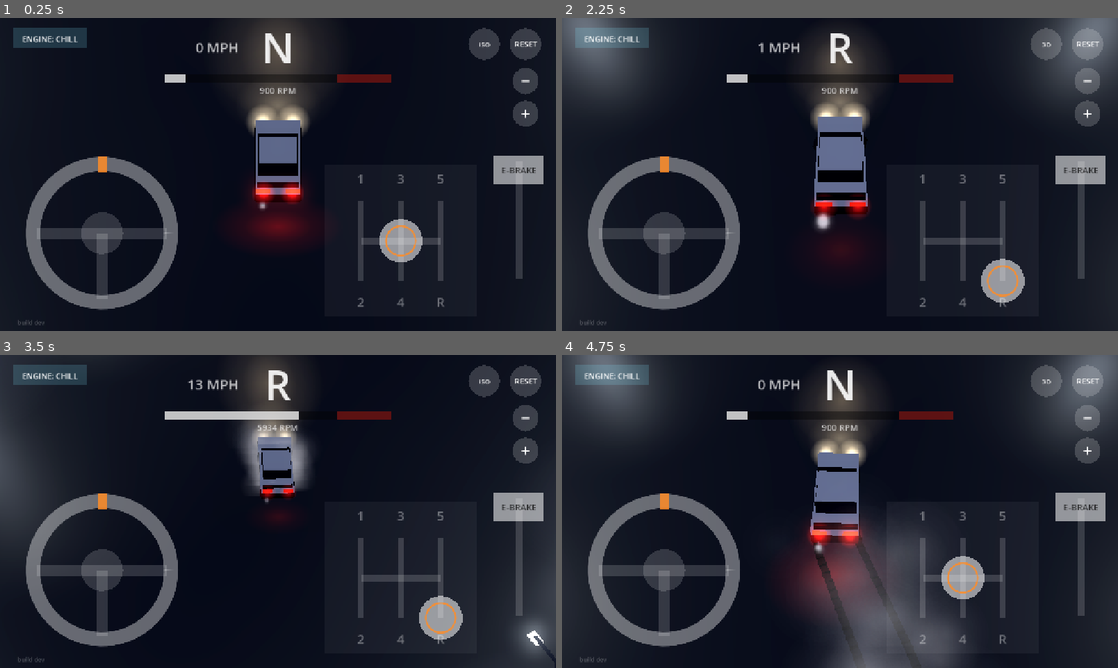
Above: before the commit, frames 1-4 (two rows, left to right).
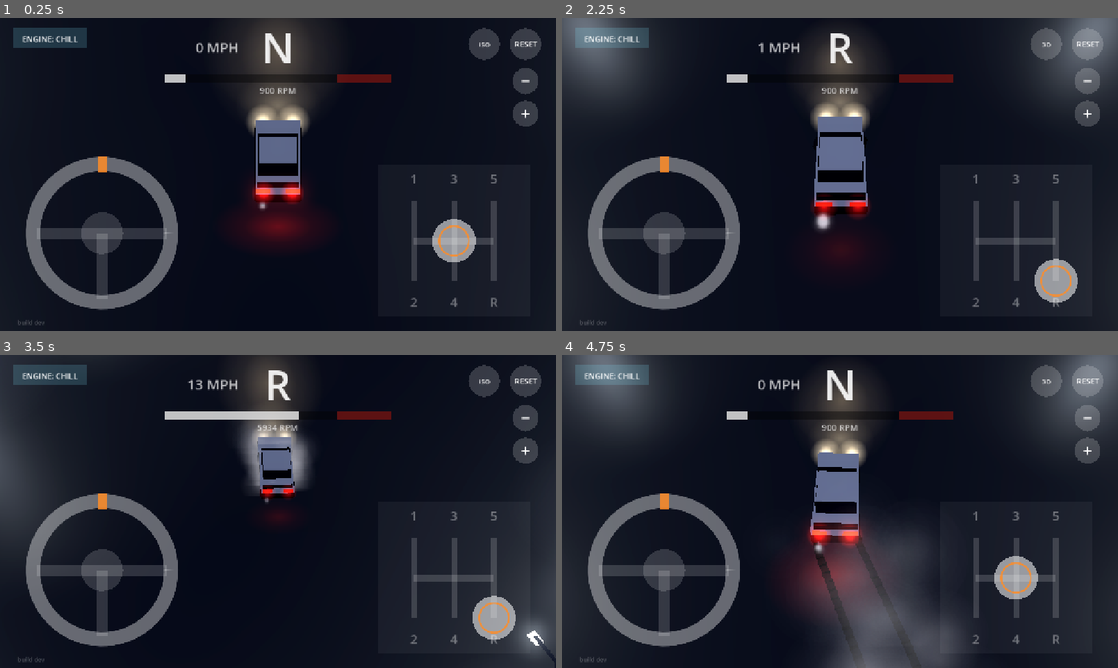
Above: after the commit, the same moments.

Repository: StoneColdOS/stick-drift
Game: Godot game, scene res://scenes/main.tscn
Two runs of this game, one before a commit and one after it. Both use one fixed random seed, a clock stepped at 60 frames per second and the inputs below.
Inputs (mouse positions are in pixels of both pictures, inside the frame that each line leads up to):
- Up to frame 1 (0.25 s): no input
- Up to frame 2 (2.25 s): tap Enter (reset) at 0.5, 1.25 s; move the mouse to (962, 158) at 0.52 s; hold D (steer_right) 0.53-1.25 s; tap V (view) at 0.6 s; click (962, 158) at 0.67 s; drag from (728, 190) to (812, 237) at 1.27 s; move the mouse to (895, 105) at 2.02 s; hold D (steer_right) from 2.03 s (still down); tap R (gear_r) at 2.1 s; click (895, 105) at 2.17 s
- Up to frame 3 (3.5 s): tap V (view) at 2.3 s; release D (steer_right) at 2.75 s; drag from (250, 574) to (111, 464) at 2.77 s
- Up to frame 4 (4.75 s): move the mouse to (1006, 558) at 3.52 s; hold A (steer_left) 3.53-4.25 s; tap = (zoom_in) at 3.6 s; click (1006, 558) at 3.67 s; tap V (view) at 3.8 s; tap Enter (reset) at 4.15 s; drag from (673, 464) to (756, 433) at 4.27 s

The runs differ from the first frame. In frame 1, 4.3% of the frame differs, in the area x 64-98%, y 44-93%; in frame 2, 4.8%; in frame 3, 4.5%; in frame 4, 4.3%.

Commit message:
Drop the e-brake: flick the wheel or downshift mid-turn to kick the rear out
- A sudden wheel move at speed, or a downshift while turning, loosens the
  rear for ~0.45s and unlocks full power to hold the slide
- Smoothly winding on lock stays planted (tested)
- E-brake lever removed; shifter moved into the bottom-right corner
- Keyboard Space / gamepad B trigger a kick for testing

Co-Authored-By: Claude Opus 5.5 <noreply@anthropic.com>
Claude-Session: https://claude.ai/code/session_01X5D3N9oUK59uFhYSHv3wU5

Diff:
--- a/scripts/car.gd
+++ b/scripts/car.gd
@@ -34,6 +34,10 @@
 var min_rear_lateral_share := 0.38## rear keeps this much side grip at full wheelspin, so drifts stay catchable
 var handbrake_grip_scale := 0.3
 var handbrake_brake := 0.3
+var kick_time := 0.45             ## how long a flick or downshift kick loosens the rear
+var kick_hold := 0.3              ## full strength for this long, then it fades
+var flick_threshold := 0.22       ## how sudden a wheel move counts as a flick (share of full lock)
+var kick_min_speed := 7.0         ## m/s (~16 mph); below this nothing kicks
 var traction_control := 0.8       ## when not drifting, the auto gas only uses this share of rear grip. 0 = off
 var drift_latch_time := 1.0       ## after the e-brake, full power stays on this long (and while sliding)
 var base_angular_damp := 0.7
@@ -58,6 +62,9 @@
 var _spawn: Transform3D
 var _reset_requested := false
 var _was_blown := false
+var _kick := 0.0
+var _kick_cooldown := 0.0
+var _steer_slow := 0.0
 var _drift_latch := 0.0
 
 
@@ -91,8 +98,17 @@
 	motor.repair()
 
 
+## How hard the rear is being kicked loose right now (0..1). There's no e-brake on screen:
+## a quick flick of the wheel or a downshift while turning does it, like a real clutch kick.
 func handbrake() -> float:
-	return input.handbrake if input else 0.0
+	var manual: float = input.handbrake if input else 0.0
+	return maxf(manual, clampf(_kick / kick_hold, 0.0, 1.0))
+
+
+func kick() -> void:
+	if _kick_cooldown <= 0.0:
+		_kick = kick_time
+		_kick_cooldown = kick_time + 0.25
 
 
 func forward() -> Vector3:
@@ -116,10 +132,21 @@
 func _physics_process(dt: float) -> void:
 	# Gear comes straight from the shifter (clutchless).
 	var requested: int = input.gear if input else 0
+	var raw_steer: float = input.steer if input else 0.0
 	if requested != gear:
 		var old := gear
 		gear = requested
 		gear_changed.emit(old, gear)
+		# Downshift kick: drop a gear while turning and the rear steps out.
+		if gear > 0 and old > gear and absf(raw_steer) > 0.1 and speed > kick_min_speed:
+			kick()
+
+	# Flick: a sudden wheel move at speed kicks the rear out.
+	if absf(raw_steer - _steer_slow) > flick_threshold and speed > kick_min_speed:
+		kick()
+	_steer_slow = lerpf(_steer_slow, raw_steer, 1.0 - exp(-8.0 * dt))
+	_kick = maxf(0.0, _kick - dt)
+	_kick_cooldown = maxf(0.0, _kick_cooldown - dt)
 
 	var raw: float = input.steer if input else 0.0
 	var steer_in := signf(raw) * pow(absf(raw), steer_curve)
--- a/scripts/main.gd
+++ b/scripts/main.gd
@@ -3,9 +3,9 @@
 ## the touch controls and the HUD.
 ##
 ## Keyboard (for testing on the Mac): A/D or arrows steer, 1-5 gears, N or 0 neutral, R reverse,
-## Space e-brake, Enter reset, V camera view, - and = zoom (or the mouse wheel). You can also drag the on-screen
+## Space kicks the rear out, Enter reset, V camera view, - and = zoom (or the mouse wheel). You can also drag the on-screen
 ## controls with the mouse.
-## Gamepad (Thor): left stick steers, R1/L1 shift up/down, B or L2 e-brake, Y/X zoom, Select camera view,
+## Gamepad (Thor): left stick steers, R1/L1 shift up/down, B kick, Y/X zoom, Select camera view,
 ## Start resets.
 
 const CarScript := preload("res://scripts/car.gd")
@@ -118,7 +118,8 @@
 func _process(_dt: float) -> void:
 	var kb_steer := Input.get_axis("steer_left", "steer_right")
 	touch.kb_steer = kb_steer
-	touch.kb_handbrake = Input.get_action_strength("ebrake")
+	if Input.is_action_just_pressed("kick"):
+		car.kick()
 
 	for g in range(1, 6):
 		if Input.is_action_just_pressed("gear_%d" % g):
@@ -161,7 +162,7 @@
 func _setup_actions() -> void:
 	_key("steer_left", [KEY_A, KEY_LEFT])
 	_key("steer_right", [KEY_D, KEY_RIGHT])
-	_key("ebrake", [KEY_SPACE])
+	_key("kick", [KEY_SPACE])
 	for g in range(1, 6):
 		_key("gear_%d" % g, [KEY_0 + g])
 	_key("gear_n", [KEY_N, KEY_0])
@@ -175,8 +176,7 @@
 
 	_axis("steer_left", JOY_AXIS_LEFT_X, -1.0)
 	_axis("steer_right", JOY_AXIS_LEFT_X, 1.0)
-	_axis("ebrake", JOY_AXIS_TRIGGER_LEFT, 1.0)
-	_button("ebrake", JOY_BUTTON_B)
+	_button("kick", JOY_BUTTON_B)
 	_button("shift_up", JOY_BUTTON_RIGHT_SHOULDER)
 	_button("shift_down", JOY_BUTTON_LEFT_SHOULDER)
 	_button("reset", JOY_BUTTON_START)
--- a/scripts/touch_controls.gd
+++ b/scripts/touch_controls.gd
@@ -2,7 +2,7 @@
 ## On-screen controls, landscape:
 ##   Bottom-left:  steering wheel. Put a thumb on it and twist; let go and it spins back to center.
 ##   Bottom-right: H-pattern shifter. Drag the knob through the gate.
-##   Far right:    e-brake lever. Pull it down; it springs back up.
+##   No e-brake: flick the wheel or downshift while turning to kick the rear out.
 ##   Top-right:    ISO/3D camera toggle, RESET, then zoom out (-) and in (+).
 ##                 Pinch anywhere empty to zoom too.
 ##   Center (when the engine's blown): NEW ENGINE.
@@ -24,7 +24,6 @@
 const UNIT := 92.0              ## shifter gate unit in pixels
 const KNOB_FOLLOW := 30.0       ## gate units per second while dragging
 const KNOB_SETTLE := 9.0
-const LEVER_TRAVEL := 230.0
 
 var input   ## car_input.gd
 var car     ## car.gd
@@ -35,8 +34,6 @@
 # Layout (recomputed on resize)
 var wheel_center := Vector2.ZERO
 var shifter_center := Vector2.ZERO
-var lever_x := 0.0
-var lever_top := 0.0
 var reset_pos := Vector2.ZERO
 var mode_btn := Rect2(30, 24, 170, 46)  ## CHILL / RISKY engine toggle
 var view_pos := Vector2.ZERO
@@ -56,11 +53,6 @@
 var knob_finger := -1
 var knob_grab := Vector2.ZERO
 
-# E-brake
-var lever := 0.0
-var lever_finger := -1
-var lever_start_y := 0.0
-var lever_start := 0.0
 
 
 func _ready() -> void:
@@ -73,9 +65,7 @@
 func _layout() -> void:
 	var s := get_viewport_rect().size
 	wheel_center = Vector2(60 + WHEEL_R, s.y - 50 - WHEEL_R)
-	lever_x = s.x - 85
-	lever_top = s.y - 80 - LEVER_TRAVEL - 60
-	shifter_center = Vector2(s.x - 210 - UNIT * 1.6, s.y - 60 - UNIT * 1.6)
+	shifter_center = Vector2(s.x - 60 - UNIT * 1.9, s.y - 60 - UNIT * 1.6)
 	reset_pos = Vector2(s.x - 70, 60)
 	view_pos = Vector2(s.x - 165, 60)
 	zoom_out_pos = Vector2(s.x - 70, 145)
@@ -133,11 +123,6 @@
 		wheel_finger = finger
 		wheel_last = _angle_to(wheel_center, pos)
 		return
-	if lever_finger == -1 and absf(pos.x - lever_x) < 75 and pos.y > lever_top - 60 and pos.y < lever_top + LEVER_TRAVEL + 100:
-		lever_finger = finger
-		lever_start_y = pos.y
-		lever_start = lever
-		return
 	var local := _to_gate(pos)
 	if knob_finger == -1 and absf(local.x) < 1.9 and absf(local.y) < 1.9:
 		knob_finger = finger
@@ -155,8 +140,6 @@
 			wheel_last = a
 	elif finger == knob_finger:
 		knob_target = Gate.project(_to_gate(pos) + knob_grab)
-	elif finger == lever_finger:
-		lever = clampf(lever_start + (pos.y - lever_start_y) / LEVER_TRAVEL, 0.0, 1.0)
 	elif free_fingers.has(finger):
 		if free_fingers.size() == 2 and camera:
 			var other: Vector2
@@ -176,8 +159,6 @@
 			camera.save()
 	if finger == wheel_finger:
 		wheel_finger = -1
-	elif finger == lever_finger:
-		lever_finger = -1
 	elif finger == knob_finger:
 		knob_finger = -1
 		# Released deep enough into a slot: seat it. Otherwise spring back to neutral.
@@ -190,15 +171,13 @@
 func _process(dt: float) -> void:
 	if wheel_finger == -1:
 		wheel_angle = move_toward(wheel_angle, 0.0, WHEEL_RETURN * dt)
-	if lever_finger == -1:
-		lever = move_toward(lever, 0.0, 7.0 * dt)
 	knob = Gate.move_along(knob, knob_target, (KNOB_FOLLOW if knob_finger != -1 else KNOB_SETTLE) * dt)
 	_apply_gear()
 
 	if input:
 		var touch_steer := wheel_angle / WHEEL_MAX  # clockwise on screen = right
 		input.steer = kb_steer if absf(kb_steer) > 0.05 else touch_steer
-		input.handbrake = maxf(lever, kb_handbrake)
+		input.handbrake = kb_handbrake
 	queue_redraw()
 
 
@@ -257,12 +236,6 @@
 	draw_circle(kp, 50, GHOST_STRONG)
 	draw_arc(kp, 34, 0, TAU, 40, ACCENT, 4.0, true)
 
-	# E-brake lever
-	draw_line(Vector2(lever_x, lever_top - 20), Vector2(lever_x, lever_top + LEVER_TRAVEL + 20), FAINT, 16.0)
-	var hy := lever_top + lever * LEVER_TRAVEL
-	draw_rect(Rect2(lever_x - 58, hy - 34, 116, 68), GHOST_STRONG)
-	draw_string(font, Vector2(lever_x - 58, hy + 8), "E-BRAKE", HORIZONTAL_ALIGNMENT_CENTER, 116, 20, Color(0, 0, 0, 0.7))
-
 	# Reset
 	draw_circle(reset_pos, 36, Color(1, 1, 1, 0.18))
 	draw_string(font, reset_pos + Vector2(-36, 7), "RESET", HORIZONTAL_ALIGNMENT_CENTER, 72, 18, Color.WHITE)
--- a/tests/test_drive.gd
+++ b/tests/test_drive.gd
@@ -82,12 +82,12 @@
 	# --- Normal steering at speed doesn't throw the car sideways
 	var planted := 0.0
 	main.touch.snap_to_gear(4)
-	Input.action_press("steer_right", 0.7)
-	for i in 240:
+	for i in 240:  # wind the wheel on smoothly over a second, like a normal corner
+		Input.action_press("steer_right", minf(0.7, i / 120.0 * 0.7))
 		await physics_frame
 		planted = maxf(planted, absf(car.slip_angle))
 	Input.action_release("steer_right")
-	_check(planted < 10.0, "Hard steering at speed stays planted without the e-brake (max %.0f°)" % planted)
+	_check(planted < 10.0, "Smoothly winding on lock at speed stays planted (max %.0f°)" % planted)
 	main.touch.snap_to_gear(4)
 	await _secs(1.0)
 
@@ -101,7 +101,7 @@
 	await _secs(0.5)
 	_check(car.motor.is_blown(), "Money shift into 1st at speed blows it")
 
-	# --- Drift: 2nd gear, steer + e-brake
+	# --- Drift: 2nd gear, flick the wheel to kick the rear out
 	car.repair_engine()
 	main.touch.snap_to_gear(0)
 	car.reset_to_spawn()
@@ -111,11 +111,9 @@
 	var max_slip := 0.0
 	var drifted := false
 	var drift_time := 0.0
-	Input.action_press("steer_right")
-	Input.action_press("ebrake")
+	Input.action_press("steer_right")  # instant full lock = a flick
 	for i in 80:
 		await physics_frame
-	Input.action_release("ebrake")
 	for i in 360:  # simple countersteer: steer against the slide
 		await physics_frame
 		var want := clampf(-car.slip_angle / 70.0, -1.0, 1.0) if i > 15 else 1.0
@@ -138,16 +136,35 @@
 	main.touch.snap_to_gear(2)
 	await _secs(2.5)
 	Input.action_press("steer_right")
-	Input.action_press("ebrake")
 	await _secs(0.6)
-	Input.action_release("ebrake")
 	Input.action_release("steer_right")
 	var worst := 0.0
 	for i in 360:
 		await physics_frame
 		worst = maxf(worst, absf(car.slip_angle))
+	# Downshift kick: turning in 3rd, drop to 2nd and the rear steps out.
+	main.touch.snap_to_gear(0)
+	car.reset_to_spawn()
+	await _secs(0.5)
+	main.touch.snap_to_gear(1)
+	await _secs(1.2)
+	main.touch.snap_to_gear(2)
+	await _secs(1.0)
+	main.touch.snap_to_gear(3)
+	await _secs(0.5)
+	for i in 60:
+		Input.action_press("steer_left", minf(0.5, i / 60.0 * 0.5))
+		await physics_frame
+	var calm := absf(car.slip_angle)
+	main.touch.snap_to_gear(2)
+	var kicked := 0.0
+	for i in 120:
+		await physics_frame
+		kicked = maxf(kicked, absf(car.slip_angle))
+	Input.action_release("steer_left")
+	_check(calm < 8.0 and kicked > 15.0, "Downshifting mid-turn kicks the rear out (%.0f° -> %.0f°)" % [calm, kicked])
 	_check(worst < 80.0, "Letting go of the wheel mid-drift doesn't spin you out (max %.0f°)" % worst)
-	_check(drifted, "E-brake + countersteer holds a drift (%.1fs, max %.0f°)" % [drift_time, max_slip])
+	_check(drifted, "Flick + countersteer holds a drift (%.1fs, max %.0f°)" % [drift_time, max_slip])
 	await _secs(0.5)
 	_check(main.hud.drift_points > 0.0 or main.hud.best > 0.0, "Drifting scores points")
 
--- a/tools/screenshot.gd
+++ b/tools/screenshot.gd
@@ -16,9 +16,7 @@
 	main.touch.snap_to_gear(2)
 	await _secs(1.2)
 	Input.action_press("steer_right")
-	Input.action_press("ebrake")
 	await _secs(0.4)
-	Input.action_release("ebrake")
 	Input.action_release("steer_right")
 	Input.action_press("steer_left", 0.4)
 	await _secs(0.6)
Binary file changed: docs/screenshots/drift.png
Binary file changed: docs/screenshots/parked.png
